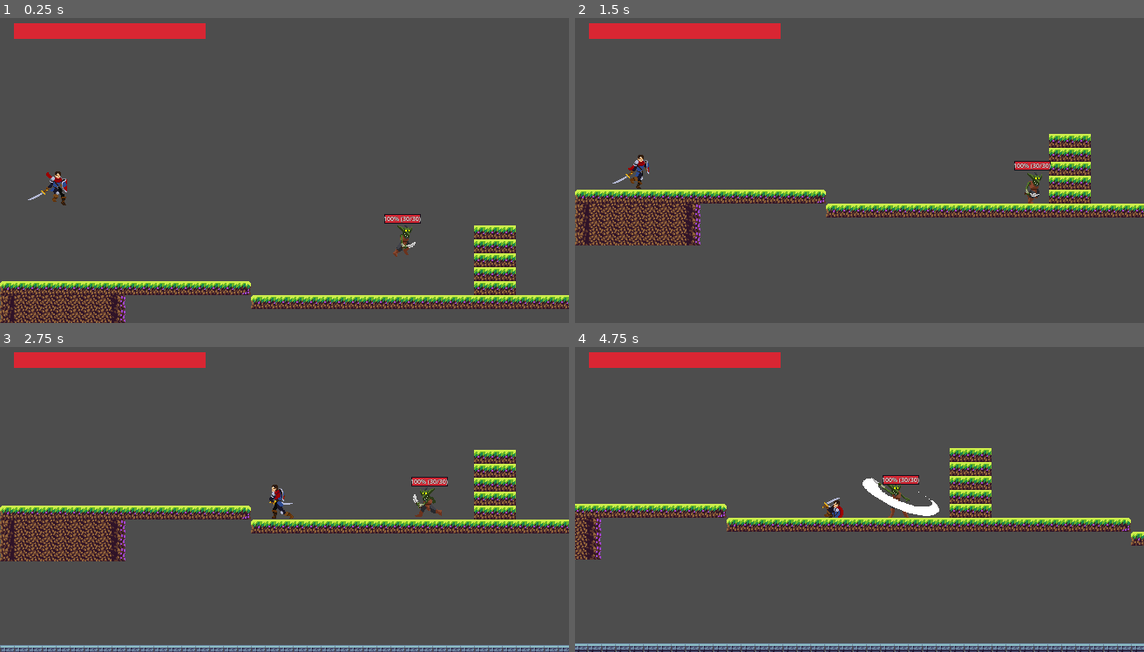
Above: before the commit, frames 1-4 (two rows, left to right).
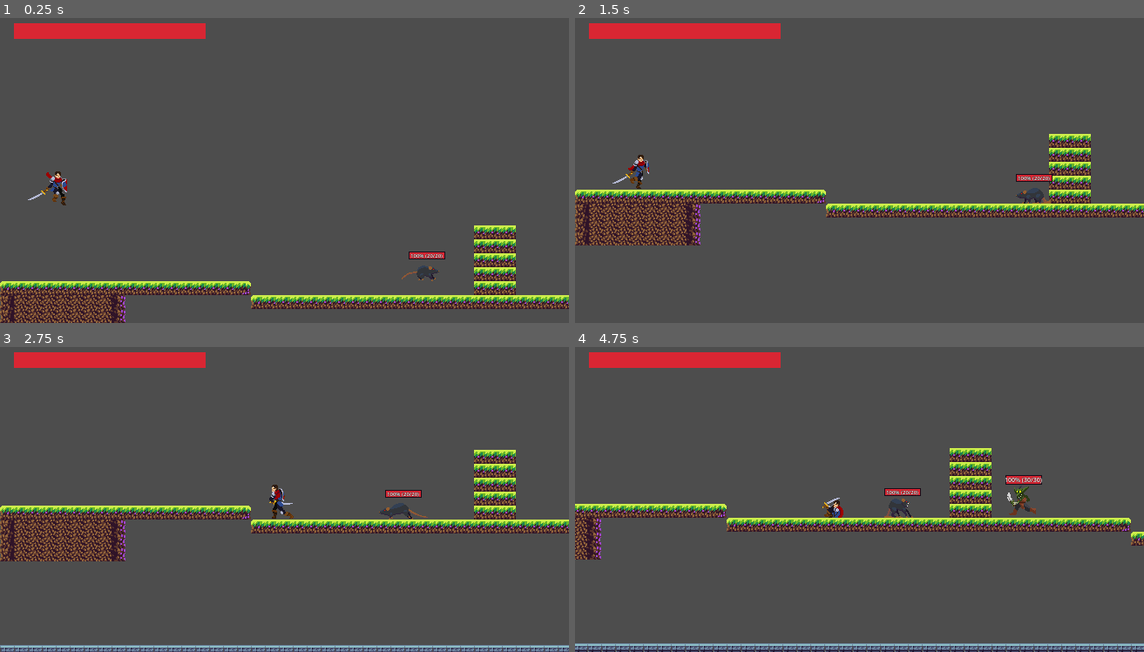
Above: after the commit, the same moments.

Repository: zCarlos17/AulasGodot
Game: Godot game, scene res://Scenes/scene_1.tscn
Same seed, same stepped clock (60 frames per second), same inputs: the game is played once before the commit and once after it.
Inputs (mouse positions are in pixels of both pictures, inside the frame that each line leads up to):
- Up to frame 1 (0.25 s): no input
- Up to frame 2 (1.5 s): move the mouse to (984, 149) at 0.52 s; hold Right mouse button (block) 0.53-1.28 s; hold D (right) from 0.53 s (still down); click (984, 149) at 0.6 s; tap Space (jump) at 0.77 s; move the mouse to (745, 182) at 1.27 s; right-click (745, 182) at 1.35 s
- Up to frame 3 (2.75 s): tap Space (jump) at 1.52 s; tap Shift (roll) at 1.55, 2.1 s; move the mouse to (341, 426) at 2.02 s; release D (right) at 2.03 s; hold A (left) from 2.03 s (still down); click (341, 426) at 2.3 s
- Up to frame 4 (4.75 s): move the mouse to (831, 557) at 2.77 s; release A (left) at 2.78 s; hold D (right) 2.78-4.28 s; click (831, 557) at 2.85 s; tap Space (jump) at 3.02, 3.77, 4.52 s; right-click (831, 557) at 3.05 s; move the mouse to (1030, 542) at 3.52 s; hold Right mouse button (block) 3.53-4.28 s; tap Shift (roll) at 3.8 s; move the mouse to (688, 447) at 4.27 s; hold A (left) from 4.28 s (still down); tap S (crouch) at 4.35 s; click (688, 447) at 4.55 s

The runs differ from the first frame. In frame 1, 0.7% of the frame differs, in the area x 67-79%, y 64-87%; in frame 2, 0.6%; in frame 3, 0.7%; in frame 4, 1.4%, in the area x 50-83%, y 42-56%.

Commit message:
Inimigo Rat implementado completamente
estados: Ataque, idle, hurt, died

Rato quando nao detecta o player se locomove normalmente em velocidade de patrulha, assim como os outros inimigos, porem quando o player entra no seu range ele da um rush em velocidade alta para poder atacá-lo

Diff:
--- a/Scenes/big_rat.tscn
+++ b/Scenes/big_rat.tscn
@@ -1,9 +1,11 @@
 [gd_scene format=3 uid="uid://bp87g7n1ehhiu"]
 
+[ext_resource type="Script" uid="uid://bfh2etluko21e" path="res://Scripts/big_rat.gd" id="1_2b6aw"]
 [ext_resource type="Texture2D" uid="uid://bckk48yigb7jb" path="res://Sprites/Enemies/Rat/attack_bite.png" id="1_5raqq"]
 [ext_resource type="Texture2D" uid="uid://nggkudjngupi" path="res://Sprites/Enemies/Rat/hurt.png" id="2_8yyuo"]
 [ext_resource type="Texture2D" uid="uid://b31m76ebs2xsc" path="res://Sprites/Enemies/Rat/idle.png" id="3_2b6aw"]
 [ext_resource type="Texture2D" uid="uid://dlrg0hp3srpha" path="res://Sprites/Enemies/Rat/run.png" id="4_oq2iq"]
+[ext_resource type="Script" uid="uid://c8vhrc8krcsj7" path="res://EnemyHealthBar.gd" id="5_8yyuo"]
 
 [sub_resource type="CapsuleShape2D" id="CapsuleShape2D_xxja1"]
 radius = 8.920994
@@ -263,7 +265,19 @@
 "speed": 14.0
 }]
 
+[sub_resource type="CircleShape2D" id="CircleShape2D_5raqq"]
+radius = 198.75795
+
+[sub_resource type="RectangleShape2D" id="RectangleShape2D_2b6aw"]
+size = Vector2(34.712654, 19.066864)
+
+[sub_resource type="CircleShape2D" id="CircleShape2D_8yyuo"]
+radius = 50.697594
+
 [node name="BigRat" type="CharacterBody2D" unique_id=1706926937]
+collision_layer = 4
+script = ExtResource("1_2b6aw")
+attack_cooldown = 0.25
 
 [node name="CollisionShape2D" type="CollisionShape2D" parent="." unique_id=828234931]
 position = Vector2(3.4658508, 0.7492218)
@@ -275,3 +289,43 @@
 animation = &"Attack"
 autoplay = "Idle"
 frame = 7
+
+[node name="HealthBar" type="Node2D" parent="." unique_id=912657921]
+position = Vector2(1.3928299, -22.981628)
+script = ExtResource("5_8yyuo")
+altura = 7.0
+tamanho_texto = 6
+
+[node name="LedgeCheck" type="RayCast2D" parent="." unique_id=743545113]
+position = Vector2(17, 0)
+target_position = Vector2(0.27899933, 30.246052)
+
+[node name="DetectedRange" type="Area2D" parent="." unique_id=1650968058]
+position = Vector2(-0.38449097, -3.8146973e-06)
+collision_layer = 0
+collision_mask = 2
+
+[node name="CollisionShape2D" type="CollisionShape2D" parent="DetectedRange" unique_id=1086659928]
+position = Vector2(0.064590454, 0.25239563)
+shape = SubResource("CircleShape2D_5raqq")
+debug_color = Color(0, 0.6, 0, 0.41960785)
+
+[node name="AttackRange" type="Area2D" parent="." unique_id=1091210161]
+position = Vector2(-0.38449097, -3.8146973e-06)
+collision_layer = 0
+collision_mask = 2
+
+[node name="CollisionShape2D" type="CollisionShape2D" parent="AttackRange" unique_id=1024741910]
+position = Vector2(32.356327, 1.2550011)
+shape = SubResource("RectangleShape2D_2b6aw")
+debug_color = Color(0.94692117, 0.09118103, 0.5322068, 0.41960785)
+
+[node name="AttackHitbox" type="Area2D" parent="." unique_id=1087824094]
+position = Vector2(-0.1388092, 0.24541855)
+collision_layer = 0
+collision_mask = 2
+
+[node name="CollisionShape2D" type="CollisionShape2D" parent="AttackHitbox" unique_id=1652547733]
+position = Vector2(-0.14260864, -0.6342964)
+shape = SubResource("CircleShape2D_8yyuo")
+debug_color = Color(0.9137255, 0, 0.039215688, 0.41960785)
--- a/Scenes/player.tscn
+++ b/Scenes/player.tscn
@@ -106,7 +106,7 @@
 "duration": 1.0,
 "texture": ExtResource("7_o736f")
 }],
-"loop": false,
+"loop": 0,
 "name": &"Attack1",
 "speed": 12.0
 }, {
@@ -129,7 +129,7 @@
 "duration": 1.0,
 "texture": ExtResource("13_142e3")
 }],
-"loop": false,
+"loop": 0,
 "name": &"Attack2",
 "speed": 10.0
 }, {
@@ -158,7 +158,7 @@
 "duration": 1.0,
 "texture": ExtResource("21_hseb1")
 }],
-"loop": false,
+"loop": 0,
 "name": &"Attack3",
 "speed": 14.0
 }, {
@@ -187,7 +187,7 @@
 "duration": 1.0,
 "texture": ExtResource("29_kt3hj")
 }],
-"loop": true,
+"loop": 1,
 "name": &"BlockIdle",
 "speed": 12.0
 }, {
@@ -207,7 +207,7 @@
 "duration": 1.0,
 "texture": ExtResource("34_nwtn4")
 }],
-"loop": false,
+"loop": 0,
 "name": &"Blocking",
 "speed": 12.0
 }, {
@@ -221,7 +221,7 @@
 "duration": 1.0,
 "texture": ExtResource("70_ho16k")
 }],
-"loop": false,
+"loop": 0,
 "name": &"Crouch",
 "speed": 12.0
 }, {
@@ -256,7 +256,7 @@
 "duration": 1.0,
 "texture": ExtResource("44_t1r1w")
 }],
-"loop": false,
+"loop": 0,
 "name": &"DeathBlood",
 "speed": 10.0
 }, {
@@ -273,7 +273,7 @@
 "duration": 1.0,
 "texture": ExtResource("48_jr4hp")
 }],
-"loop": true,
+"loop": 1,
 "name": &"Fall",
 "speed": 10.0
 }, {
@@ -287,7 +287,7 @@
 "duration": 1.0,
 "texture": ExtResource("51_sg72k")
 }],
-"loop": false,
+"loop": 0,
 "name": &"Hurt",
 "speed": 6.0
 }, {
@@ -316,7 +316,7 @@
 "duration": 1.0,
 "texture": ExtResource("9_fd4e3")
 }],
-"loop": true,
+"loop": 1,
 "name": &"Idle",
 "speed": 10.0
 }, {
@@ -342,7 +342,7 @@
 "duration": 1.0,
 "texture": ExtResource("48_jr4hp")
 }],
-"loop": false,
+"loop": 0,
 "name": &"Jump",
 "speed": 10.0
 }, {
@@ -374,7 +374,7 @@
 "duration": 1.0,
 "texture": ExtResource("71_o712r")
 }],
-"loop": false,
+"loop": 0,
 "name": &"Roll",
 "speed": 12.0
 }, {
@@ -409,7 +409,7 @@
 "duration": 1.0,
 "texture": ExtResource("81_7rvty")
 }],
-"loop": true,
+"loop": 1,
 "name": &"Run",
 "speed": 12.0
 }]
@@ -432,7 +432,6 @@
 attack_active_frames = Array[Vector2i]([Vector2i(3, 3), Vector2i(3, 3), Vector2i(3, 4)])
 
 [node name="CollisionShape2D" type="CollisionShape2D" parent="." unique_id=532109296]
-visible = false
 position = Vector2(0, 8)
 scale = Vector2(1.1, 1.1)
 shape = SubResource("CapsuleShape2D_h5cax")
--- a/Scenes/scene_1.tscn
+++ b/Scenes/scene_1.tscn
@@ -8,11 +8,13 @@
 [ext_resource type="PackedScene" uid="uid://d3cq1tg3w8mlh" path="res://Scenes/fall_zone.tscn" id="6_k3vav"]
 [ext_resource type="PackedScene" uid="uid://cqdvu4pqiu4mv" path="res://Scenes/skeleton.tscn" id="7_3pxkc"]
 [ext_resource type="PackedScene" uid="uid://bcgjy6je6pxq6" path="res://Scenes/Goblin.tscn" id="8_rxb0p"]
+[ext_resource type="PackedScene" uid="uid://bp87g7n1ehhiu" path="res://Scenes/big_rat.tscn" id="9_r5xri"]
 
 [sub_resource type="RectangleShape2D" id="RectangleShape2D_tp648"]
 size = Vector2(12, 360)
 
 [node name="Scene1" type="Node2D" unique_id=671332662]
+position = Vector2(-62.092102, -34.771584)
 metadata/_edit_vertical_guides_ = [1.0]
 metadata/_edit_horizontal_guides_ = [347.0]
 
@@ -71,7 +73,12 @@
 [node name="Goblins" type="Node2D" parent="." unique_id=359070419]
 
 [node name="CharacterBody2D" parent="Goblins" unique_id=1558665553 instance=ExtResource("8_rxb0p")]
-position = Vector2(449.6367, 93.40608)
+position = Vector2(669.1944, 131.1581)
+
+[node name="Rats" type="Node2D" parent="." unique_id=1724611973]
+
+[node name="BigRat" parent="Rats" unique_id=1706926937 instance=ExtResource("9_r5xri")]
+position = Vector2(479.19995, 137.6)
 
 [editable path="Terrain"]
 [editable path="FallZone"]
--- a/Scenes/skeleton.tscn
+++ b/Scenes/skeleton.tscn
@@ -186,7 +186,7 @@
 "duration": 1.0,
 "texture": SubResource("AtlasTexture_vcsoq")
 }],
-"loop": false,
+"loop": 0,
 "name": &"Attack Projectile",
 "speed": 10.0
 }, {
@@ -215,7 +215,7 @@
 "duration": 1.0,
 "texture": SubResource("AtlasTexture_fqvih")
 }],
-"loop": false,
+"loop": 0,
 "name": &"Attack1",
 "speed": 10.0
 }, {
@@ -247,7 +247,7 @@
 "duration": 1.0,
 "texture": SubResource("AtlasTexture_ksbdh")
 }],
-"loop": false,
+"loop": 0,
 "name": &"Attack2",
 "speed": 10.0
 }, {
@@ -264,7 +264,7 @@
 "duration": 1.0,
 "texture": SubResource("AtlasTexture_trmo5")
 }],
-"loop": false,
+"loop": 0,
 "name": &"Death",
 "speed": 9.0
 }, {
@@ -281,7 +281,7 @@
 "duration": 1.0,
 "texture": SubResource("AtlasTexture_0rxtf")
 }],
-"loop": false,
+"loop": 0,
 "name": &"Hurt",
 "speed": 8.0
 }, {
@@ -298,7 +298,7 @@
 "duration": 1.0,
 "texture": SubResource("AtlasTexture_5abox")
 }],
-"loop": true,
+"loop": 1,
 "name": &"Idle",
 "speed": 8.0
 }, {
@@ -315,7 +315,7 @@
 "duration": 1.0,
 "texture": SubResource("AtlasTexture_wmxn5")
 }],
-"loop": true,
+"loop": 1,
 "name": &"Walk",
 "speed": 8.0
 }]
@@ -363,7 +363,6 @@
 position = Vector2(17, 0)
 
 [node name="DetectedRange" type="Area2D" parent="." unique_id=2134553655]
-visible = false
 collision_layer = 0
 collision_mask = 2
 
@@ -373,7 +372,6 @@
 debug_color = Color(0, 0.6, 0, 0.41960785)
 
 [node name="AttackRange" type="Area2D" parent="." unique_id=2087310336]
-visible = false
 collision_layer = 0
 collision_mask = 2
 
@@ -383,7 +381,6 @@
 debug_color = Color(0.94692117, 0.09118103, 0.5322068, 0.41960785)
 
 [node name="AttackHitbox" type="Area2D" parent="." unique_id=915643445]
-visible = false
 collision_layer = 0
 collision_mask = 2
 
--- /dev/null
+++ b/Scripts/big_rat.gd
@@ -0,0 +1,369 @@
+extends CharacterBody2D
+
+#PATROL: anda em patrol_speed. Se _see_player() for verdadeiro (está no DetectedRange e há visão livre), vai para CHASE.
+#CHASE: rush_timer começa em rush_time, então nos primeiros 0,5 s ele usa rush_speed (160). Depois segue em chase_speed (80).
+#Obstáculo ou player fora da área: o lost_sight_timer conta e, depois de lose_sight_time, o rato desiste e volta a patrulhar.
+#Dentro do AttackRange e perto do centro: para e espera reaction_time antes de atacar.
+
+signal died
+
+enum State { PATROL, PAUSE, CHASE, ATTACK, HURT, DEAD }
+
+const ANIM_IDLE := &"Idle"
+const ANIM_WALK := &"Walk"
+const ANIM_ATTACK := &"Attack"
+const ANIM_HURT := &"Hurt"
+
+@export_group("Movimentação")
+@export var patrol_speed: float = 40.0
+@export var chase_speed: float = 80.0
+@export var pause_at_edge: float = 1.0
+@export var start_direction: int = 1
+@export var rush_speed: float = 160.0   # velocidade do impulso ao avistar o player
+@export var rush_time: float = 0.5      # duração do impulso, em segundos
+
+@export_group("Percepção")
+@export var lose_sight_time: float = 2.0
+@export var ignore_after_giving_up: float = 3.0
+@export var stuck_time: float = 0.4
+@export var eye_height: float = -10.0
+
+@export_group("Ataque")
+@export var reaction_time: float = 0.3
+@export var attack_damage: int = 8
+@export var attack_cooldown: float = 1.0
+@export var attack_active_frames: Vector2i = Vector2i(6, 10)
+@export var attack_center_distance: float = 16.0  # distância horizontal máxima do centro do rato para atacar
+
+@export_group("Vida")
+@export var max_health: int = 20
+@export var knockback_force: Vector2 = Vector2(150.0, -120.0)
+@export var corpse_time: float = 1.5
+
+@onready var anim: AnimatedSprite2D = $AnimatedSprite2D
+@onready var body_shape: CollisionShape2D = $CollisionShape2D
+@onready var ledge_check: RayCast2D = $LedgeCheck
+@onready var detect_range: Area2D = $DetectedRange
+@onready var attack_range: Area2D = $AttackRange
+@onready var attack_range_shape: CollisionShape2D = $AttackRange/CollisionShape2D
+@onready var attack_hitbox: Area2D = $AttackHitbox
+@onready var hitbox_shape: CollisionShape2D = $AttackHitbox/CollisionShape2D
+@onready var health_bar: EnemyHealthBar = $HealthBar
+
+var state: State = State.PATROL
+var health: int = 0
+var facing: int = 1
+
+# Timers
+var pause_timer: float = 0.0
+var attack_cooldown_timer: float = 0.0
+var lost_sight_timer: float = 0.0
+var ignore_player_timer: float = 0.0
+var reaction_timer: float = 0.0
+var hurt_timer: float = 0.0
+var stuck_timer: float = 0.0
+var rushing: bool = false  # True enquanto o rato corre até o centro do player
+
+# Posições e dados
+var last_x: float = 0.0
+var intended_vx: float = 0.0
+var hitbox_base_x: float = 0.0
+var attack_range_base_x: float = 0.0
+var hurt_duration: float = 0.0
+var hit_targets: Array[Node] = []
+
+
+func _ready() -> void:
+	health = max_health
+	facing = start_direction
+	hitbox_base_x = absf(hitbox_shape.position.x)
+	attack_range_base_x = absf(attack_range_shape.position.x)
+	hurt_duration = _anim_duration(ANIM_HURT)
+	last_x = global_position.x
+	attack_hitbox.monitoring = false
+	attack_hitbox.body_entered.connect(_try_hit)
+	anim.animation_finished.connect(_on_animation_finished)
+	anim.frame_changed.connect(_on_frame_changed)
+	health_bar.set_values(health, max_health)
+	_apply_facing()
+	_set_state(State.PATROL)
+
+
+func _physics_process(delta: float) -> void:
+	if not is_on_floor():
+		velocity += get_gravity() * delta
+
+	attack_cooldown_timer -= delta
+	ignore_player_timer -= delta
+
+	match state:
+		State.PATROL:
+			if _see_player():
+				_set_state(State.CHASE)
+			elif _should_turn():
+				_turn()
+			else:
+				velocity.x = facing * patrol_speed
+
+		State.PAUSE:
+			velocity.x = move_toward(velocity.x, 0.0, patrol_speed * 4.0 * delta)
+			pause_timer -= delta
+			if _see_player():
+				_set_state(State.CHASE)
+			elif pause_timer <= 0.0:
+				_set_state(State.PATROL)
+
+		State.CHASE:
+			var player := _find_player(detect_range)
+			if player != null and _has_line_of_sight(player):
+				lost_sight_timer = lose_sight_time
+				_chase_player(player)
+			else:
+				velocity.x = 0.0
+				lost_sight_timer -= delta
+				if lost_sight_timer <= 0.0:
+					_give_up()
+
+		State.ATTACK:
+			velocity.x = move_toward(velocity.x, 0.0, patrol_speed * 4.0 * delta)
+
+		State.HURT:
+			velocity.x = move_toward(velocity.x, 0.0, 400.0 * delta)
+			hurt_timer -= delta
+			if hurt_timer <= 0.0:
+				_set_state(State.CHASE if _see_player() else State.PATROL)
+
+		State.DEAD:
+			velocity.x = move_toward(velocity.x, 0.0, 400.0 * delta)
+
+	intended_vx = velocity.x
+	move_and_slide()
+
+	if state == State.CHASE:
+		_update_chase_anim()
+
+	# Quem já está dentro da hitbox não dispara body_entered, então confere a cada frame de ataque
+	if state == State.ATTACK and attack_hitbox.monitoring:
+		for body in attack_hitbox.get_overlapping_bodies():
+			_try_hit(body)
+
+	_check_stuck(delta)
+	if Engine.get_physics_frames() % 30 == 0:
+		var p := _find_player(detect_range)
+		print(name, " | estado=", State.keys()[state], " | facing=", facing, " | vx=", snappedf(velocity.x, 0.1), " | parede=", is_on_wall(), " | chao=", is_on_floor(), " | player_na_area=", p != null, " | visao=", p != null and _has_line_of_sight(p))
+
+#region Perseguição
+func _chase_player(player: Node2D) -> void:
+	var dx: float = player.global_position.x - global_position.x
+	var dir: int = int(signf(dx))
+	if dir != 0 and dir != facing:
+		facing = dir
+		_apply_facing()
+
+	var no_alcance: bool = _find_player(attack_range) != null
+	var perto_do_centro: bool = absf(dx) <= attack_center_distance
+
+	if perto_do_centro:
+		rushing = false  # chegou perto: para de correr
+
+	if no_alcance and perto_do_centro:
+		# Perto do centro: ataca na hora, se o cooldown já tiver acabado
+		velocity.x = 0.0
+		if attack_cooldown_timer <= 0.0 and is_on_floor():
+			_set_state(State.ATTACK)
+	else:
+		_chase_step()
+
+func _chase_step() -> void:
+	var velocidade: float = rush_speed if rushing else chase_speed
+	if is_on_floor() and not ledge_check.is_colliding():
+		velocity.x = 0.0
+	else:
+		velocity.x = facing * velocidade
+
+func _apply_facing() -> void:
+	anim.flip_h = facing < 0
+	ledge_check.position.x = absf(ledge_check.position.x) * facing
+	attack_range_shape.position.x = attack_range_base_x * facing
+	hitbox_shape.position.x = hitbox_base_x * facing
+
+
+# Toca Walk só quando anda; parado durante a perseguição vira Idle
+func _update_chase_anim() -> void:
+	var parado: bool = absf(velocity.x) < 5.0
+	anim.speed_scale = 1.5 if rushing else 1.0
+	var nome: StringName = ANIM_IDLE if parado else ANIM_WALK
+	if anim.animation != nome:
+		anim.play(nome)
+#endregion
+
+
+#region Percepção
+func _see_player() -> bool:
+	if ignore_player_timer > 0.0:
+		return false
+	var player := _find_player(detect_range)
+	return player != null and _has_line_of_sight(player)
+
+func _find_player(area: Area2D) -> Node2D:
+	if not area.monitoring:
+		return null  # área desligada (ex.: rato morto): não há o que procurar
+	for body in area.get_overlapping_bodies():
+		if body.is_in_group("player"):
+			return body
+	return null
+
+
+# Confere se há terreno entre o rato e o player, na altura da cabeça e do corpo
+func _has_line_of_sight(player: Node2D) -> bool:
+	var cabeca_ok: bool = _ray_clear(
+		global_position + Vector2(0.0, eye_height),
+		player.global_position + Vector2(0.0, eye_height))
+	var corpo_ok: bool = _ray_clear(
+		global_position + Vector2(0.0, -4.0),
+		player.global_position + Vector2(0.0, -4.0))
+	return cabeca_ok and corpo_ok
+
+
+func _ray_clear(origem: Vector2, destino: Vector2) -> bool:
+	var query := PhysicsRayQueryParameters2D.create(origem, destino, 1)  # 1 = Terrain
+	query.exclude = [self]
+	return get_world_2d().direct_space_state.intersect_ray(query).is_empty()
+
+func _give_up() -> void:
+	ignore_player_timer = ignore_after_giving_up
+	_set_state(State.PATROL)
+
+
+# Tentou andar e não saiu do lugar: pode ser parede ou borda
+func _check_stuck(delta: float) -> void:
+	var tentando_andar := (state == State.CHASE or state == State.PATROL) and absf(intended_vx) > 1.0
+	if tentando_andar and absf(global_position.x - last_x) < 0.5:
+		stuck_timer += delta
+	else:
+		stuck_timer = 0.0
+	last_x = global_position.x
+
+	if stuck_timer >= stuck_time:
+		stuck_timer = 0.0
+		if state == State.CHASE:
+			_give_up()
+		else:
+			_turn()
+#endregion
+
+
+#region Patrulha
+func _should_turn() -> bool:
+	# Só vira se a parede estiver na frente, na direção em que anda
+	if is_on_wall() and signf(get_wall_normal().x) == -facing:
+		return true
+	return is_on_floor() and not ledge_check.is_colliding()
+
+func _turn() -> void:
+	facing = -facing
+	_apply_facing()
+	pause_timer = pause_at_edge
+	_set_state(State.PAUSE)
+#endregion
+
+
+#region Estados
+func _set_state(new_state: State) -> void:
+	state = new_state
+	attack_hitbox.set_deferred("monitoring", false)
+	anim.speed_scale = 1.0
+	rushing = false  # sai de qualquer estado com a corrida desligada
+
+	match state:
+		State.PATROL:
+			anim.play(ANIM_WALK)
+		State.CHASE:
+			anim.play(ANIM_WALK)
+			rushing = true  # corre até o player chegar perto do centro
+		State.PAUSE:
+			anim.play(ANIM_IDLE)
+		State.ATTACK:
+			hit_targets.clear()
+			attack_cooldown_timer = attack_cooldown
+			reaction_timer = reaction_time
+			anim.play(ANIM_ATTACK)
+		State.HURT:
+			anim.play(ANIM_HURT)
+			hurt_timer = hurt_duration + 0.1  # rede de segurança caso animation_finished falhe
+		State.DEAD:
+			pass  # sem animação de morte: fica no último quadro e some aos poucos
+
+func _on_animation_finished() -> void:
+	if state == State.ATTACK or state == State.HURT:
+		_set_state(State.CHASE if _see_player() else State.PATROL)
+
+
+# Liga a hitbox só nos quadros de golpe
+func _on_frame_changed() -> void:
+	if state != State.ATTACK:
+		return
+	var active: bool = anim.frame >= attack_active_frames.x and anim.frame <= attack_active_frames.y
+	attack_hitbox.set_deferred("monitoring", active)
+
+
+# Único ponto que causa dano ao player: só a hitbox do ataque
+func _try_hit(body: Node2D) -> void:
+	if state != State.ATTACK or body in hit_targets:
+		return
+	if not body.is_in_group("player") or not body.has_method("take_damage"):
+		return
+	if not _has_line_of_sight(body):
+		return
+	hit_targets.append(body)
+	body.take_damage(attack_damage, global_position, true)
+
+
+# Duração total (segundos) de uma animação do SpriteFrames
+func _anim_duration(nome: StringName) -> float:
+	var frames: SpriteFrames = anim.sprite_frames
+	if frames == null or not frames.has_animation(nome):
+		return 0.0
+	var fps: float = frames.get_animation_speed(nome)
+	if fps <= 0.0:
+		return 0.0
+	var total: float = 0.0
+	for i in frames.get_frame_count(nome):
+		total += frames.get_frame_duration(nome, i)
+	return total / fps
+#endregion
+
+
+#region Vida e morte
+# Mesma assinatura do player, para a espada funcionar no rato
+func take_damage(amount: int, source_position: Vector2 = Vector2.ZERO, _can_be_blocked: bool = true, _ignores_roll: bool = false) -> void:
+	if state == State.DEAD or state == State.HURT:
+		return
+
+	health = maxi(health - amount, 0)
+	health_bar.set_values(health, max_health)
+
+	if health == 0:
+		_die()
+		return
+
+	var push_dir: float = signf(global_position.x - source_position.x)
+	if push_dir == 0.0:
+		push_dir = -facing
+	velocity = Vector2(push_dir * knockback_force.x, knockback_force.y)
+	_set_state(State.HURT)
+
+
+func _die() -> void:
+	_set_state(State.DEAD)
+	velocity = Vector2.ZERO
+	anim.pause()  # congela no quadro atual, pois não há animação de morte
+	health_bar.ocultar()
+	detect_range.set_deferred("monitoring", false)
+	attack_range.set_deferred("monitoring", false)
+	body_shape.set_deferred("disabled", true)
+	died.emit()
+	var tween := create_tween()
+	tween.tween_property(self, "modulate:a", 0.0, corpse_time)
+	tween.finished.connect(queue_free)
+#endregion
--- a/Scripts/goblin.gd
+++ b/Scripts/goblin.gd
@@ -302,11 +302,12 @@
 
 
 func _find_player(area: Area2D) -> Node2D:
+	if not area.monitoring:
+		return null  # área desligada (ex.: rato morto): não há o que procurar
 	for body in area.get_overlapping_bodies():
 		if body.is_in_group("player"):
 			return body
 	return null
-
 
 func _has_line_of_sight(player: Node2D) -> bool:
 	var origem := global_position + Vector2(0.0, eye_height)
@@ -341,7 +342,8 @@
 
 #region Patrulha
 func _should_turn() -> bool:
-	if is_on_wall():
+	# Só vira se a parede estiver na frente, na direção em que anda
+	if is_on_wall() and signf(get_wall_normal().x) == -facing:
 		return true
 	return is_on_floor() and not ledge_check.is_colliding()
 
Not shown, added: Scripts/big_rat.gd.uid
